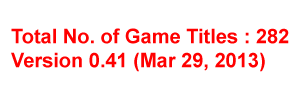
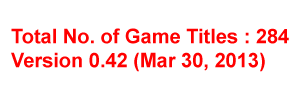
Before/after of a w=300, h=100 layered artwork. What changed in the layer stack:
renamed "Total No. of Game Titles : 282 Version 0.41 (Mar 29, 2013)" to "Total No. of Game Titles : 284 Version 0.42 (Mar 30, 2013)", painted on it over (x1=117, y1=28, x2=289, y2=68)
